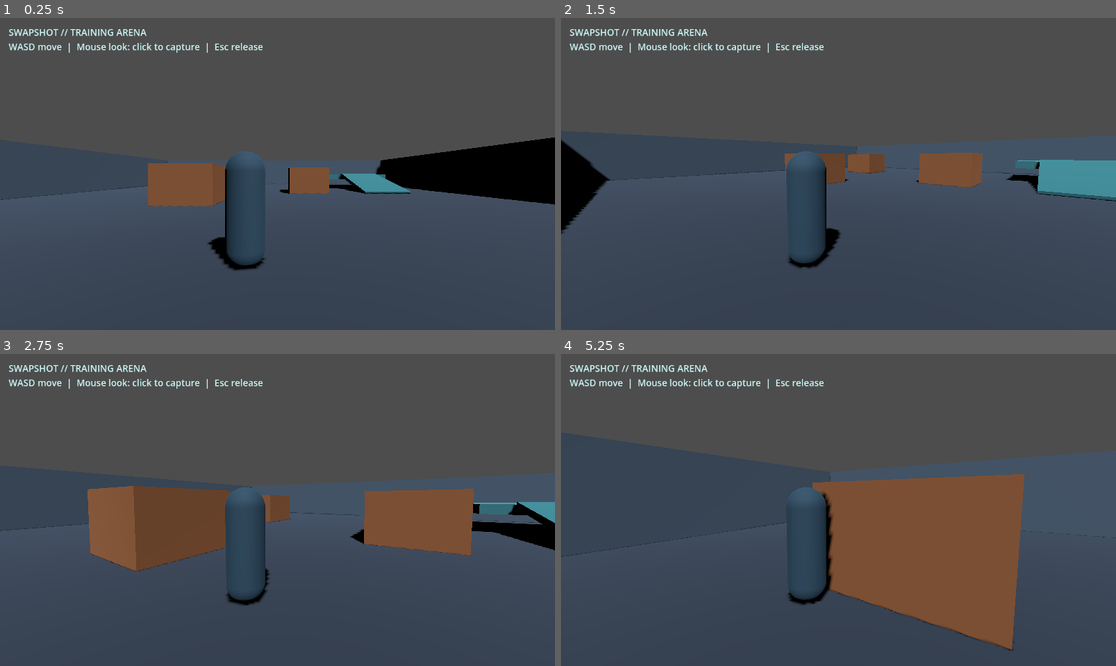
Above: before the commit, frames 1-4 (two rows, left to right).
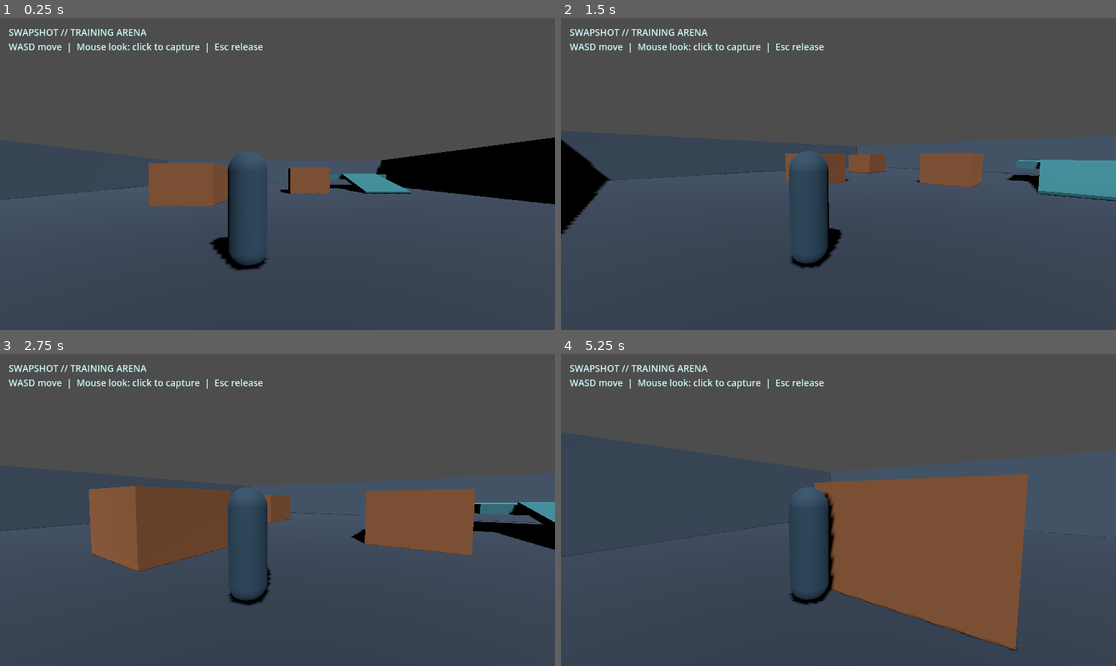
Above: after the commit, the same moments.

Repository: mishraaditya595/swapshot
Game: Godot game, scene res://scenes/main.tscn
Two runs of this game, one before a commit and one after it. Both use one fixed random seed, a clock stepped at 60 frames per second and the inputs below.
Inputs (mouse positions are in pixels of both pictures, inside the frame that each line leads up to):
- Up to frame 1 (0.25 s): no input
- Up to frame 2 (1.5 s): tap Enter at 0.5, 1.25 s; move the mouse to (960, 158) at 0.52 s; hold D (move_right) 0.53-1.28 s; click (960, 158) at 0.67 s; move the mouse to (810, 174) at 1.27 s; hold W (move_forward) from 1.28 s (still down)
- Up to frame 3 (2.75 s): keep holding W (move_forward); tap Enter at 2 s; move the mouse to (288, 503) at 2.02 s
- Up to frame 4 (5.25 s): keep holding W (move_forward); tap Enter at 2.75, 3.5, 4.25 s; move the mouse to (832, 516) at 2.77 s; click (832, 516) at 2.92 s; move the mouse to (877, 513) at 3.52 s; move the mouse to (794, 506) at 4.27 s; move the mouse to (844, 510) at 5.02 s; click (844, 510) at 5.17 s

The runs differ from the first frame. In frame 1, 0.4% of the frame differs, in the area x 0-100%, y 38-81%; in frame 2, 0.5%; in frame 3, 0.7%; in frame 4, 1.0%, in the area x 0-98%, y 38-96%.

Commit message:
fix(ms-01): center camera boom and schedule shoulder safety after spring update

Diff:
--- a/scenes/player/player.tscn
+++ b/scenes/player/player.tscn
@@ -1,6 +1,7 @@
-[gd_scene load_steps=8 format=3]
+[gd_scene load_steps=9 format=3]
 
 [ext_resource type="Script" path="res://scripts/player_controller.gd" id="1_controller"]
+[ext_resource type="Script" path="res://scripts/shoulder_camera.gd" id="2_camera"]
 
 [sub_resource type="CapsuleShape3D" id="CapsuleCollider"]
 radius = 0.36
@@ -49,12 +50,14 @@
 position = Vector3(0, 0.48, 0)
 
 [node name="CameraBoom" type="SpringArm3D" parent="CameraPivot"]
-position = Vector3(0.55, 0.13, 0)
+position = Vector3(0, 0.13, 0)
 spring_length = 3.5
 shape = SubResource("CameraProbe")
 collision_mask = 1
 
 [node name="Camera3D" type="Camera3D" parent="CameraPivot/CameraBoom"]
+process_physics_priority = 10
+script = ExtResource("2_camera")
 current = true
 fov = 75.0
 near = 0.05
